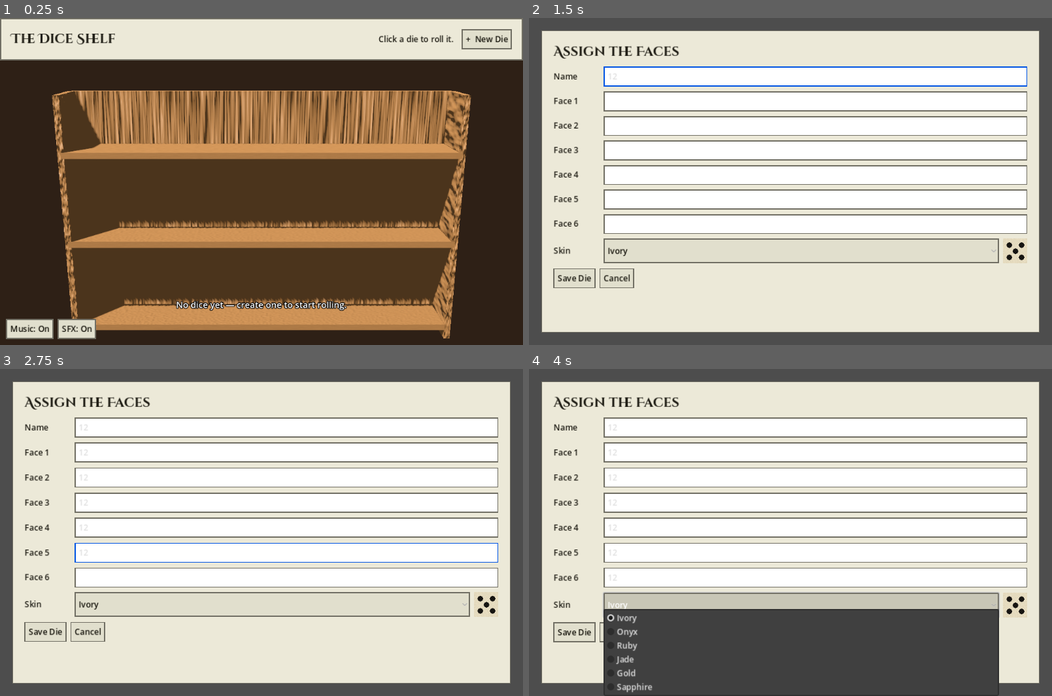
Above: before the commit, frames 1-4 (two rows, left to right).
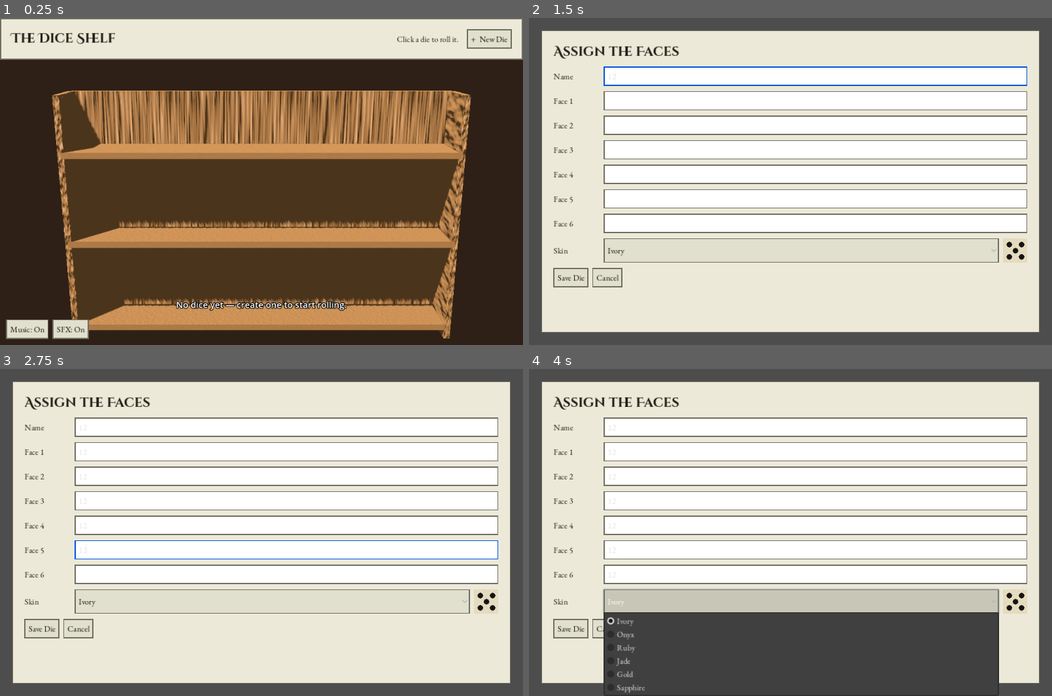
Above: after the commit, the same moments.

Repository: siyangsun/gamba
Game: Godot game, scene res://main.tscn
The game is run twice, just before and just after one commit, with the same random seed, the same clock (stepped at 60 frames per second) and the same inputs. Sound files missing from this copy of the repository are replaced by a short silence.
Inputs (mouse positions are in pixels of both pictures, inside the frame that each line leads up to):
- Up to frame 1 (0.25 s): no input
- Up to frame 2 (1.5 s): click "+ New Die" at 0.5 s; click (816, 76) at 1.27 s; type "12" at 1.35 s
- Up to frame 3 (2.75 s): click (287, 450) at 1.5 s; type "12" at 1.58 s; click (287, 476) at 1.73 s; type "12" at 1.82 s; click (287, 503) at 2.02 s; type "12" at 2.1 s; click (287, 525) at 2.25 s; type "12" at 2.33 s; click (287, 552) at 2.48 s; type "12" at 2.57 s
- Up to frame 4 (4 s): click (816, 578) at 2.77 s; type "12" at 2.85 s; click "Ivory" at 3.5 s

The runs differ from the first frame. In frame 1, 1.3% of the frame differs, in the area x 0-100%, y 3-99%; in frame 2, 5.8%; in frame 3, 11%; in frame 4, 13%, in the area x 4-96%, y 16-99%.

Commit message:
feat: use EB Garamond as the default body font, since Book Antiqua is a commercial font we can't embed without a license
Co-Authored-By: Claude Sonnet 5 <noreply@anthropic.com>

Diff:
--- a/main.gd
+++ b/main.gd
@@ -501,6 +501,8 @@
 func _build_theme() -> Theme:
 	var t := Theme.new()
 	t.default_font_size = 16
+	# body font: warm old-style serif for everything except page titles
+	t.default_font = load("res://fonts/EBGaramond-Regular.ttf")
 	var beige := Color8(236, 233, 216)
 	var dark := Color8(113, 111, 100)
 
Renamed: fonts/OFL.txt -> fonts/CinzelDecorative-OFL.txt
Not shown, added: fonts/EBGaramond-OFL.txt
Binary file added: fonts/EBGaramond-Regular.ttf
Not shown, added: fonts/EBGaramond-Regular.ttf.import
Not shown, changed: roadmap.md
